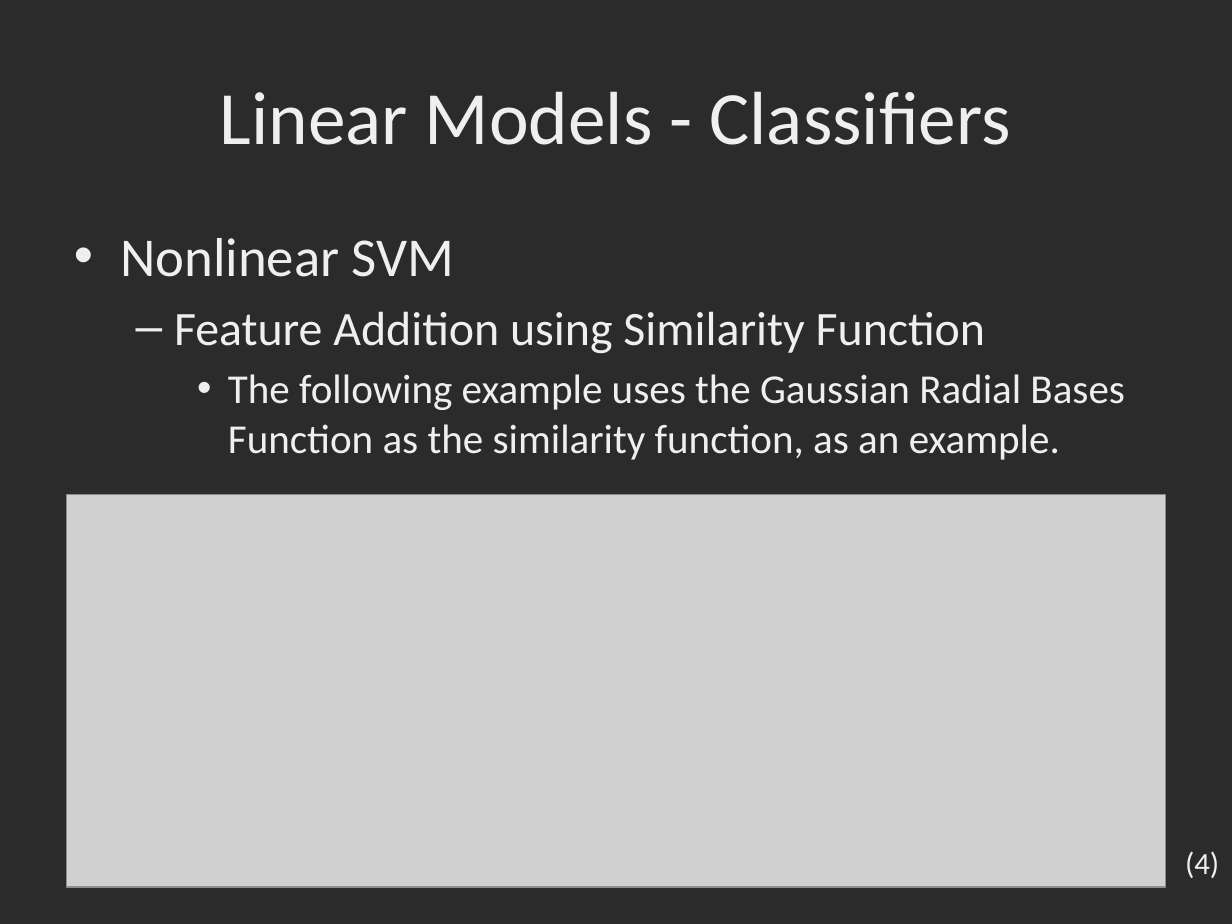
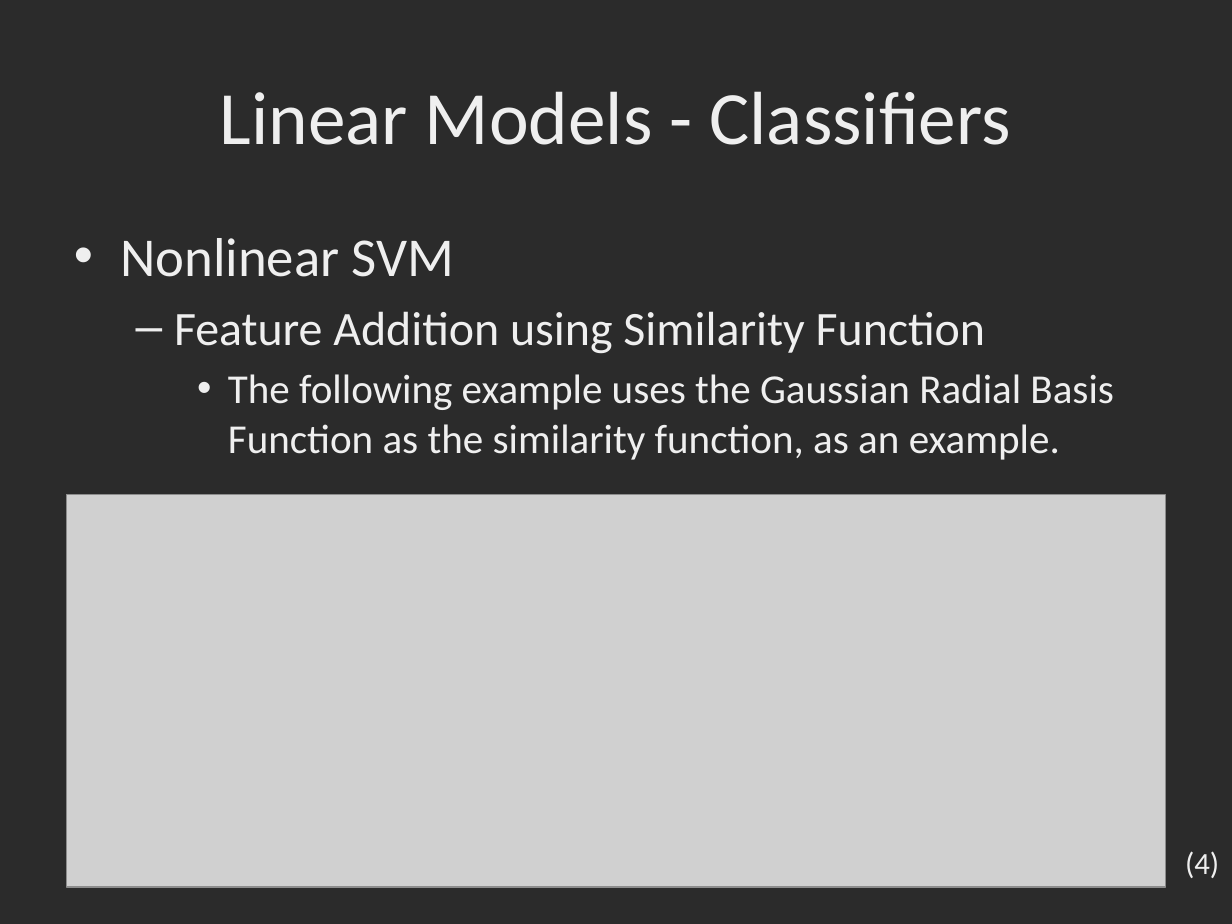
Before and after one commit to dbowmans46/PracticalProgramming, a slide deck: slide 89 of Session 7 - Python/Instructional Material/Session 7 - Python Brief Intro to Machine Learning with Scikit Learn.pptx. Drawn at 1232x924 pixels with LibreOffice and Linux fonts; fonts in the diff are those of the drawing; grey boxes stand for pictures; background and template pictures are left out; a plain dark background stands for a picture behind light text. Boxes give left, top, right and bottom in pixels: in the first picture for what was removed or moved away, otherwise in the second. Text is boxed around its words. In the diff, an @@ line names an element or a change of style, - is before the commit and + after.

Commit message:
Added in-class exercise slides, fixed typos, cleaned up slides, added gamma example, added skeleton for regressor metrics, grouped slides, added references, added formulas to regression slides, fixed LinearSVC arguments.

```diff
--- a/Session 7 - Python/Instructional Material/Session 7 - Python Brief Intro to Machine Learning with Scikit Learn.pptx
+++ b/Session 7 - Python/Instructional Material/Session 7 - Python Brief Intro to Machine Learning with Scikit Learn.pptx
@@ text at box(228, 374, 1114, 460): text changed @@
-    • The following example uses the Gaussian Radial Bases Function as the similarity function, as an example.
+    • The following example uses the Gaussian Radial Basis Function as the similarity function, as an example.
```
Also in this commit, not shown: 30 other slides changed, 16 slides added, 3 slides removed, 1 other file.
